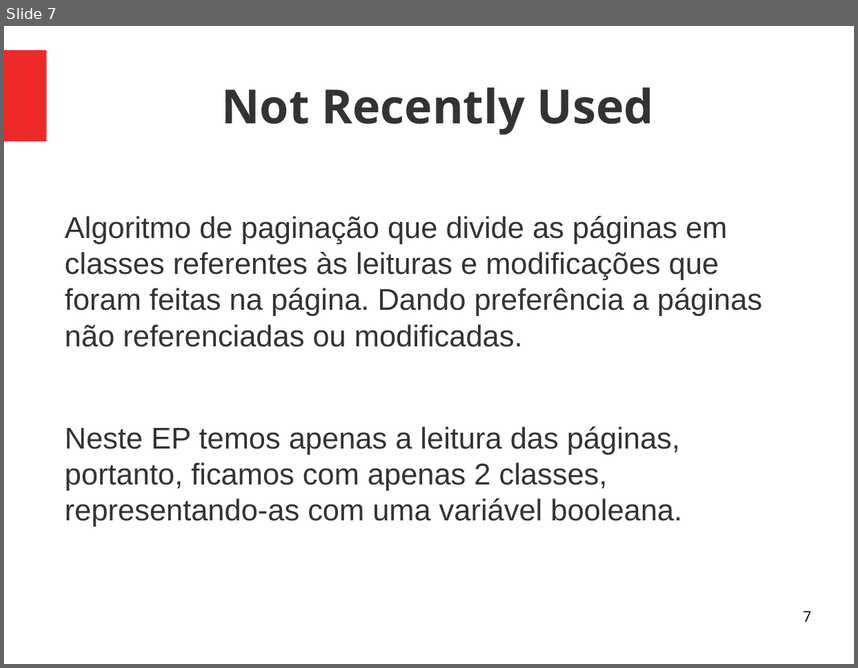
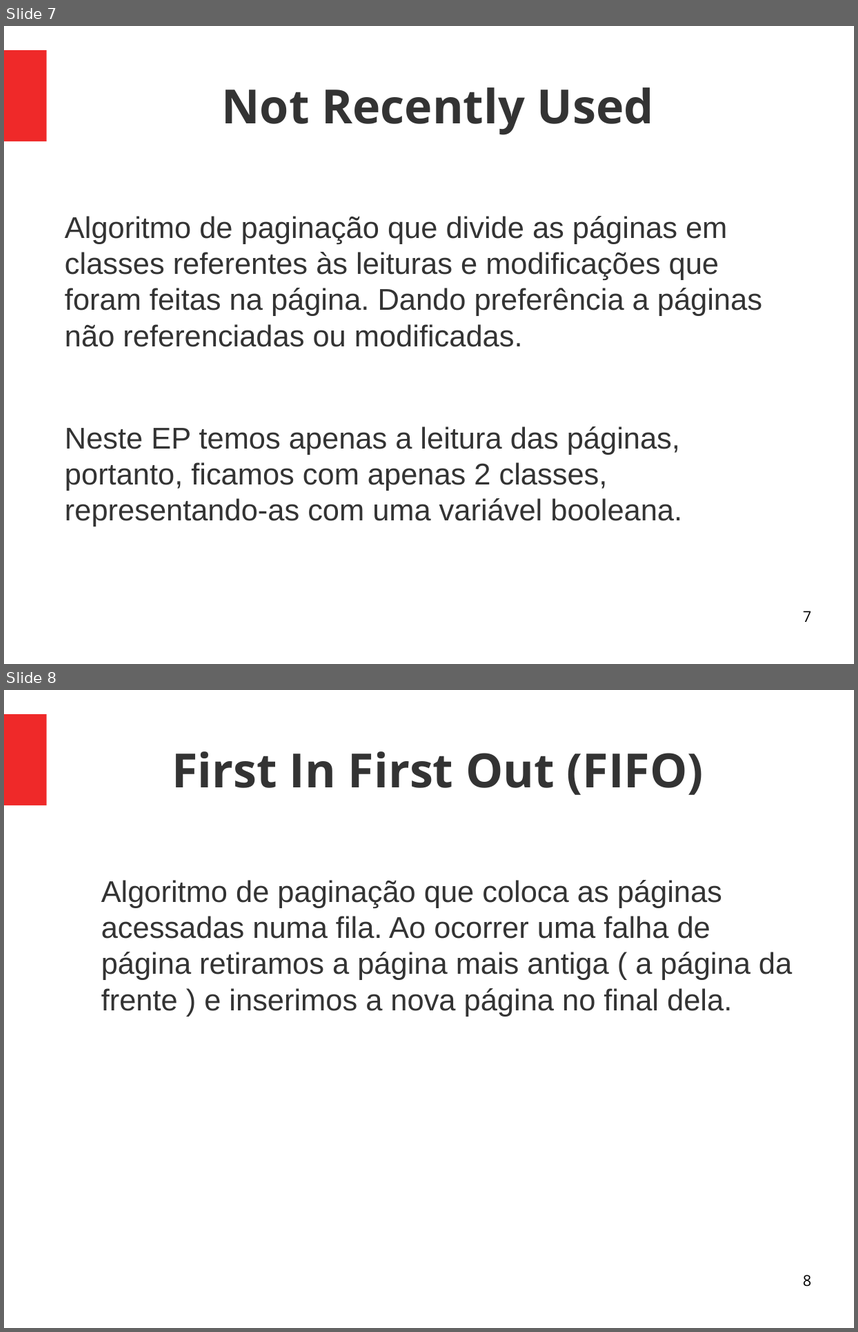
Before and after one commit to Mlordx/sistemasoperacionais, a slide deck: ep2/apresentacao.odp. Shown one above the other, each under a label of ours: slide 7 before the commit, slides 7 and 8 after it. The pictures are 858x668 and 858x1332 pixels, drawn with LibreOffice and Linux fonts; fonts in the diff are those of the drawing. Boxes give left, top, right and bottom in pixels: in the first picture for what was removed or moved away, otherwise in the second. Text is boxed around its words. In the diff, an @@ line names an element or a change of style, - is before the commit and + after.

Commit message:
Terminei de escrever sobre os algoritmos na apresentação

```diff
--- a/ep2/apresentacao.odp
+++ b/ep2/apresentacao.odp
@@ slide 8 added at <box>4,690,854,1328</box>, background #FFFFFF; not listed: 1 template element that a slide beside it also shows @@
@@ title added at <box>172,751,704,795</box>, 44 pt, text #333333, bold @@
+First In First Out (FIFO)
@@ text added at <box>101,880,792,1016</box>, 28 pt, text #333333 @@
+Algoritmo de paginação que coloca as páginas acessadas numa fila. Ao ocorrer uma falha de página retiramos a página mais antiga ( a página da frente ) e inserimos a nova página no final dela.
@@ page number added at <box>803,1274,811,1286</box>, 14 pt, text #000000 @@
+8
```
Also in this commit, not shown: 2 other slides added.
